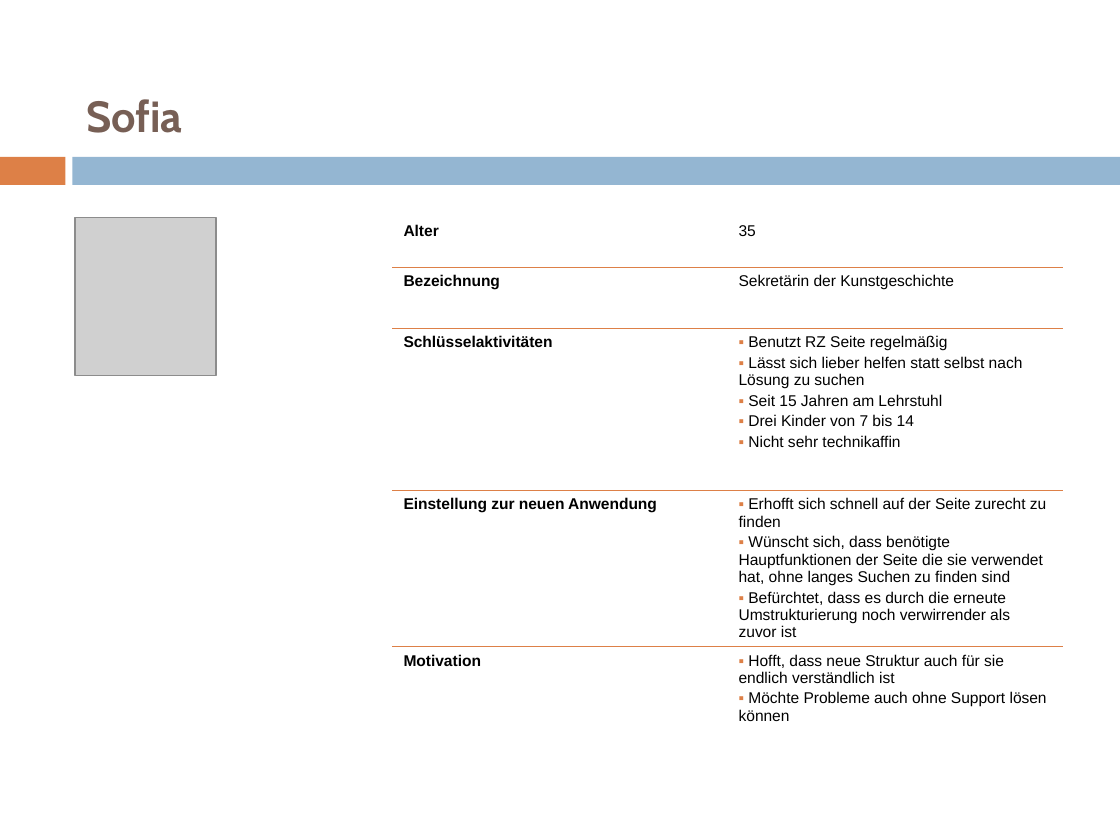
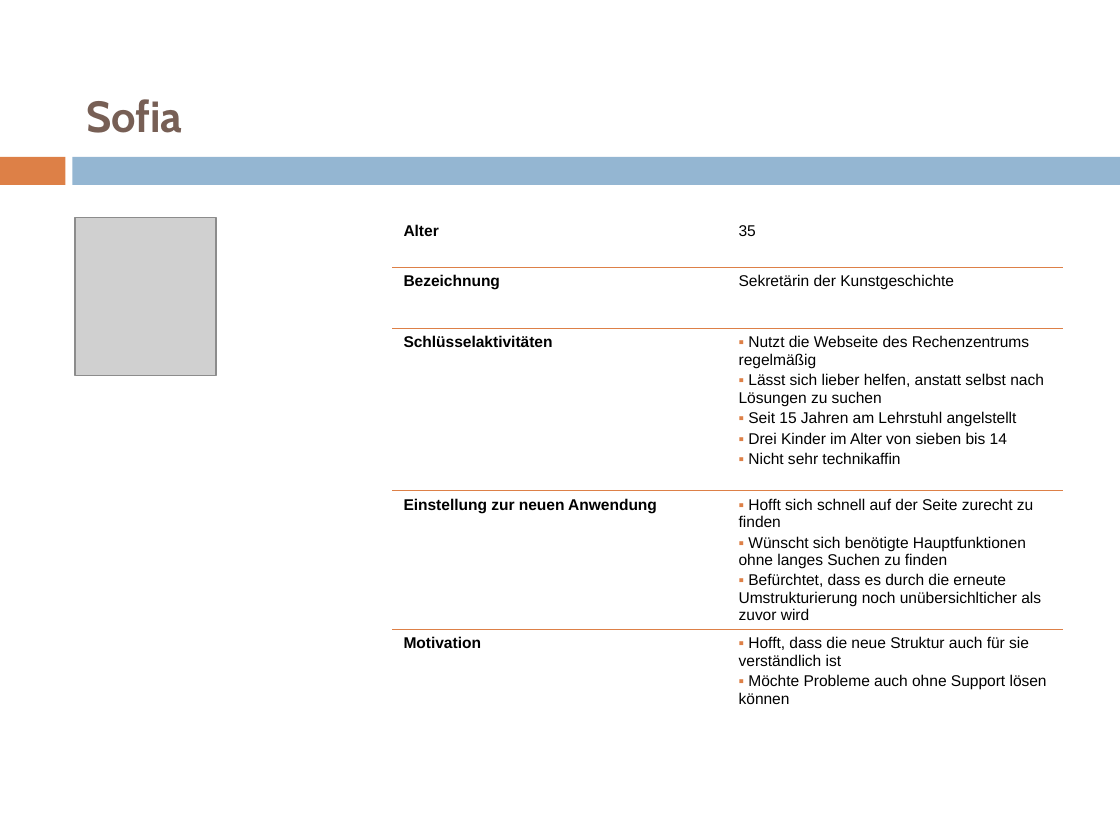
Before and after one commit to pinkdroyd/redesign-ur-rz, a slide deck: slide 21 of Personas und Szenarien/Personas_Redesign_RZ.pptx. Drawn at 1120x840 pixels with LibreOffice and Linux fonts; fonts in the diff are those of the drawing; grey boxes stand for pictures. Boxes give left, top, right and bottom in pixels: in the first picture for what was removed or moved away, otherwise in the second. Text is boxed around its words. In the diff, an @@ line names an element or a change of style, - is before the commit and + after.

```diff
--- a/Personas und Szenarien/Personas_Redesign_RZ.pptx
+++ b/Personas und Szenarien/Personas_Redesign_RZ.pptx
@@ table at (x1=392, y1=217, x2=1062, y2=772) @@
-row 3, column 2: Benutzt RZ Seite regelmäßig / Lässt sich lieber helfen statt selbst nach Lösung zu suchen / Seit 15 Jahren am Lehrstuhl / Drei Kinder von 7 bis 14 / Nicht sehr technikaffin
+row 3, column 2: Nutzt die Webseite des Rechenzentrums regelmäßig / Lässt sich lieber helfen, anstatt selbst nach Lösungen zu suchen / Seit 15 Jahren am Lehrstuhl angelstellt / Drei Kinder im Alter von sieben bis 14 / Nicht sehr technikaffin
-row 4, column 2: Erhofft sich schnell auf der Seite zurecht zu finden / Wünscht sich, dass benötigte Hauptfunktionen der Seite die sie verwendet hat, ohne langes Suchen zu finden sind / Befürchtet, dass es durch die erneute Umstrukturierung noch verwirrender als zuvor ist
+row 4, column 2: Hofft sich schnell auf der Seite zurecht zu finden / Wünscht sich benötigte Hauptfunktionen ohne langes Suchen zu finden / Befürchtet, dass es durch die erneute Umstrukturierung noch unübersichlticher als zuvor wird
-row 5, column 2: Hofft, dass neue Struktur auch für sie endlich verständlich ist / Möchte Probleme auch ohne Support lösen können
+row 5, column 2: Hofft, dass die neue Struktur auch für sie verständlich ist / Möchte Probleme auch ohne Support lösen können
```
Also in this commit, not shown: 16 other slides changed, 1 other file.
